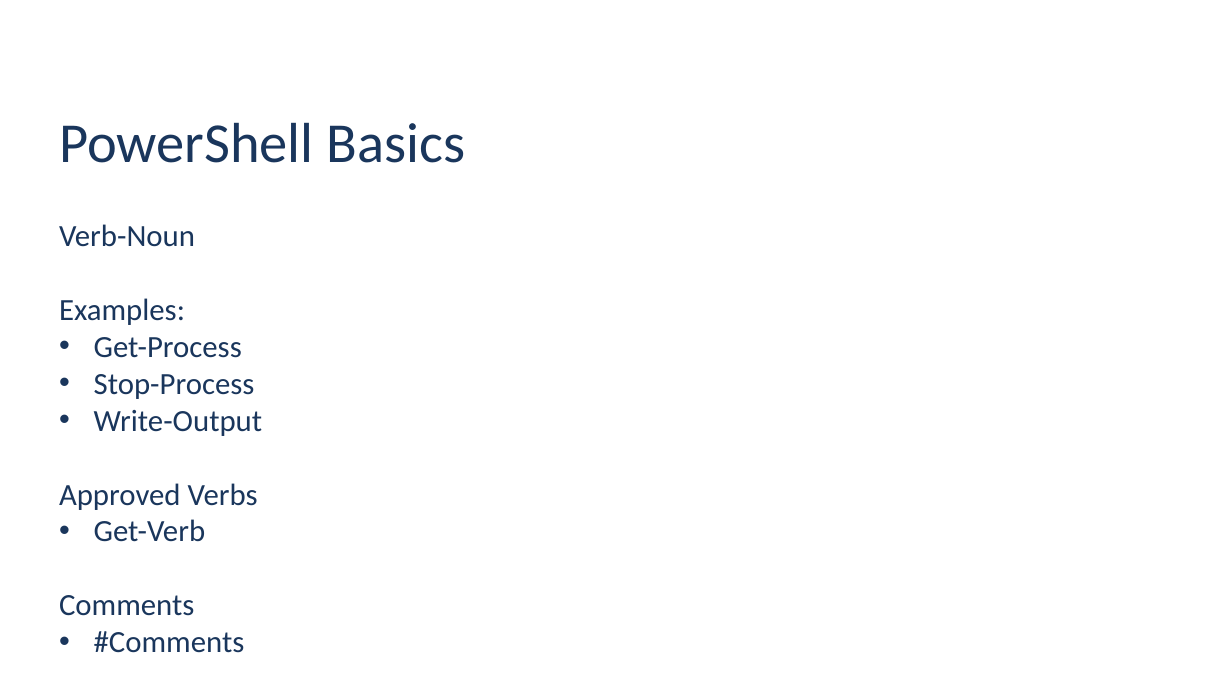
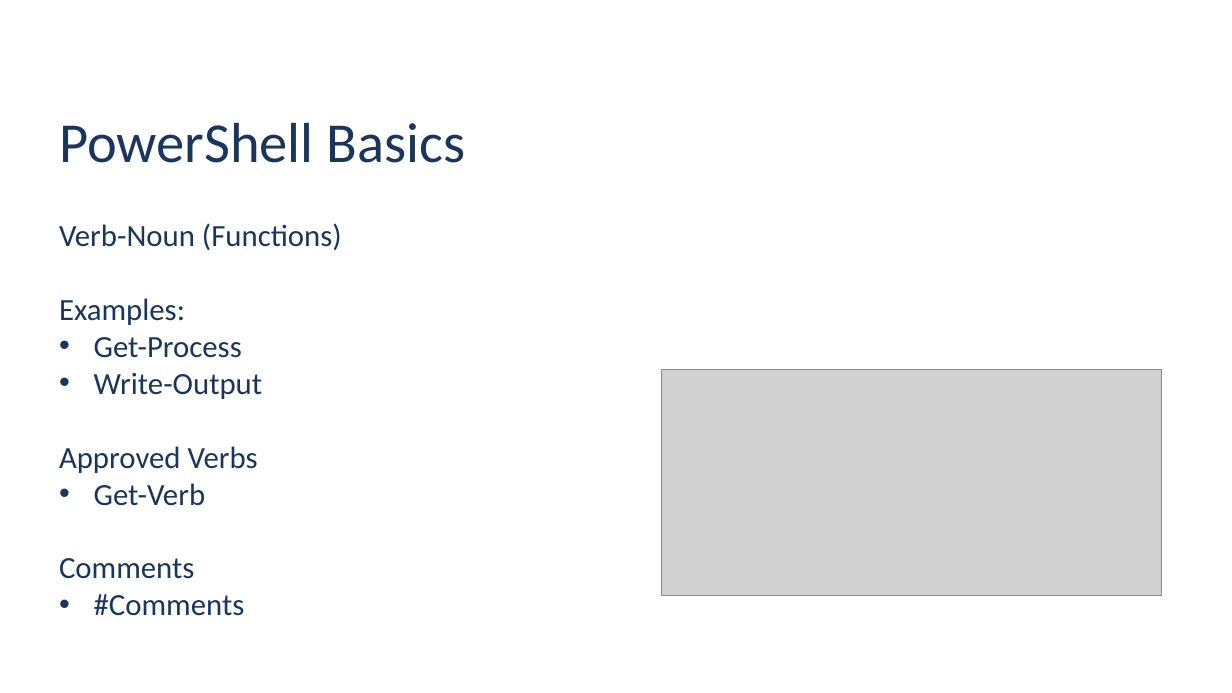
Before and after one commit to jpsider/Invoke-Automation, a slide deck: slide 5 of Powercli/PDX_VMUG_2023/UserCon-PPT-2023.pptx. Drawn at 1232x693 pixels with LibreOffice and Linux fonts; fonts in the diff are those of the drawing; grey boxes stand for pictures; background and template pictures are left out. Boxes give left, top, right and bottom in pixels: in the first picture for what was removed or moved away, otherwise in the second. Text is boxed around its words. In the diff, an @@ line names an element or a change of style, - is before the commit and + after.

```diff
--- a/Powercli/PDX_VMUG_2023/UserCon-PPT-2023.pptx
+++ b/Powercli/PDX_VMUG_2023/UserCon-PPT-2023.pptx
@@ text at (x1=59, y1=223, x2=342, y2=250): text changed @@
-Verb-Noun
+Verb-Noun (Functions)
@@ text at (x1=94, y1=374, x2=255, y2=399): paragraph removed @@
-• Stop-Process
@@ picture added at (x1=662, y1=370, x2=1162, y2=596) @@
```
Also in this commit, not shown: 10 other slides changed, 3 slides added, 3 slides removed, 1 other file.
